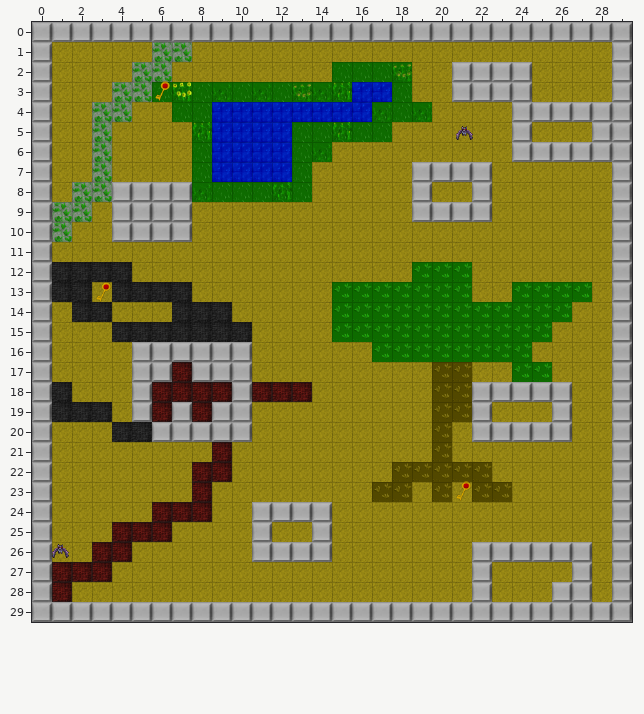
Tiled map: assets/graphics/tiled_tmxs/tiled_3.tmx. Above, as it was before the edit.
Cells are 32x32 px. Shown: x 0..29, y 0..29.
The same view after the edit:
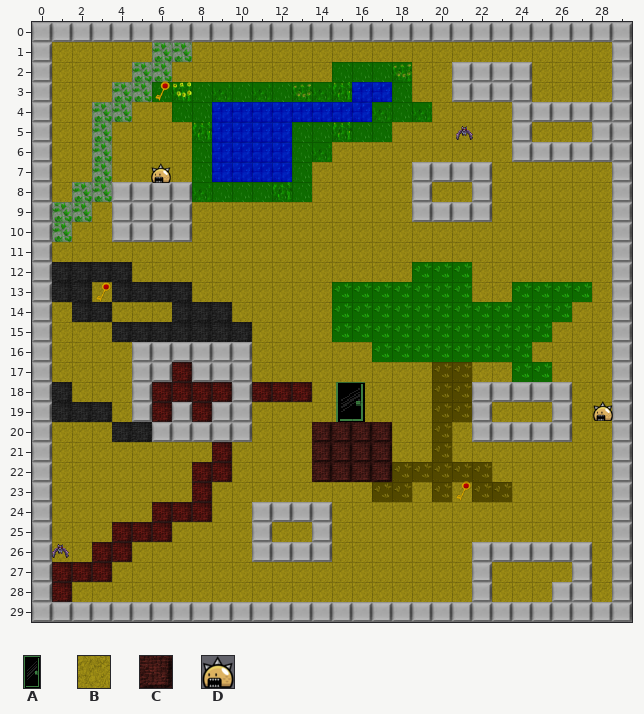
Key: from "door": A 77; from "landscape": B 25, C 33; from "wm": D 0.
_ is an empty cell, . an unchanged one.
Objects are placed by their top-left corner, in cells (3,4 is the top-left corner of cell 3,4); size is 1x1 cell unless given.
The exact change:
--- layer "background_layer"
@@ x 14..17 @@
-20 BBBB
-21 BBBB
-22 BBBB
+20 CCCC
+21 CCCC
+22 CCCC
--- layer "exit_layer" (added)
+A at 15.2,18 size 1.5x2
--- layer "enemies_layer2" (added)
+D at 6,7.1
+D at 28.1,19
